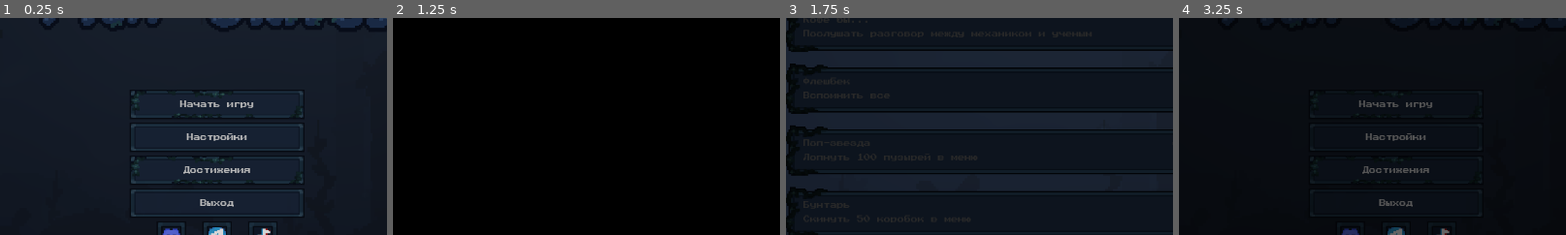
Above: before the commit, frames 1-4 (left to right).
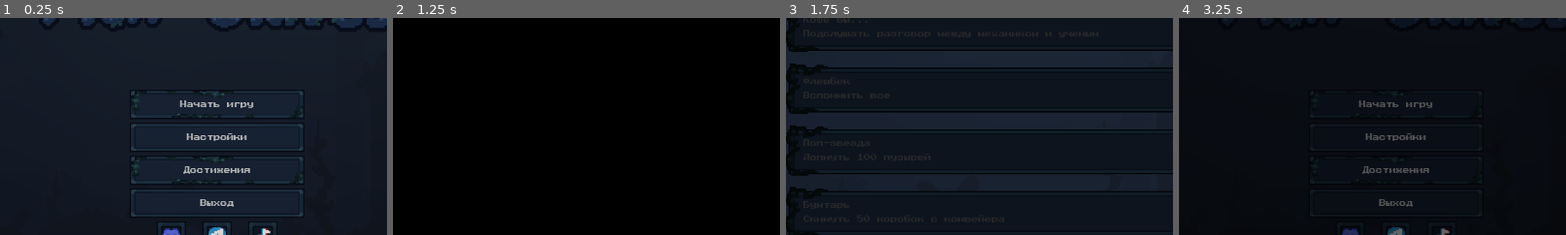
Above: after the commit, the same moments.

Repository: farisepi/fishhuyc
Game: Godot game, scene res://Fish Slaves/Base/Scenes/Menus/MainMenus/MainMenuAquarium.tscn
Two runs of this game, one before a commit and one after it. Both use one fixed random seed, a clock stepped at 60 frames per second and the inputs below. Sound files missing from this copy of the repository are replaced by a short silence.
Inputs:
- Up to frame 1 (0.25 s): no input
- Up to frame 2 (1.25 s): click "Достижения" at 0.5 s
- Up to frame 3 (1.75 s): click "Начать игру" at 1.25 s
- Up to frame 4 (3.25 s): click "Сбросить" at 2 s; click "Назад" at 2.75 s
The pictures show only the part of the screen within x 22-72%, y 25-75%; the shares and areas given below are measured in that part.

Frames 1-2 are identical in both runs. In frame 3, 0.2% of the frame differs, in the area x 8-81%, y 6-95%; in frame 4, nothing differs.

Commit message:
изменил описание ачивок

Diff:
--- a/Fish Slaves/Base/Scenes/Menus/AchievementMenus/AchievementMenuAquarium.tscn
+++ b/Fish Slaves/Base/Scenes/Menus/AchievementMenus/AchievementMenuAquarium.tscn
@@ -136,7 +136,7 @@
 offset_right = 766.0
 offset_bottom = 61.0
 theme_override_font_sizes/font_size = 12
-text = "Послушать разговор между механиком и ученым"
+text = "Подслушать разговор между механиком и ученым"
 vertical_alignment = 1
 autowrap_mode = 1
 
@@ -224,7 +224,7 @@
 offset_right = 686.0
 offset_bottom = 61.0
 theme_override_font_sizes/font_size = 12
-text = "Лопнуть 100 пузырей в меню"
+text = "Лопнуть 100 пузырей "
 vertical_alignment = 1
 autowrap_mode = 1
 
@@ -279,7 +279,7 @@
 offset_right = 686.0
 offset_bottom = 61.0
 theme_override_font_sizes/font_size = 12
-text = "Скинуть 50 коробок в меню"
+text = "Скинуть 50 коробок с конвейера"
 vertical_alignment = 1
 autowrap_mode = 1
 
--- a/Fish Slaves/Base/Scenes/Menus/AchievementMenus/AchievementsMenuFactory.tscn
+++ b/Fish Slaves/Base/Scenes/Menus/AchievementMenus/AchievementsMenuFactory.tscn
@@ -125,7 +125,7 @@
 offset_right = 766.0
 offset_bottom = 61.0
 theme_override_font_sizes/font_size = 12
-text = "Послушать разговор между механиком и ученым"
+text = "Подслушать разговор между механиком и ученым"
 vertical_alignment = 1
 autowrap_mode = 1
 
@@ -213,7 +213,7 @@
 offset_right = 686.0
 offset_bottom = 61.0
 theme_override_font_sizes/font_size = 12
-text = "Лопнуть 100 пузырей в меню"
+text = "Лопнуть 100 пузырей "
 vertical_alignment = 1
 autowrap_mode = 1
 
@@ -268,7 +268,7 @@
 offset_right = 686.0
 offset_bottom = 61.0
 theme_override_font_sizes/font_size = 12
-text = "Скинуть 50 коробок в меню"
+text = "Скинуть 50 коробок с конвейера"
 vertical_alignment = 1
 autowrap_mode = 1
 
